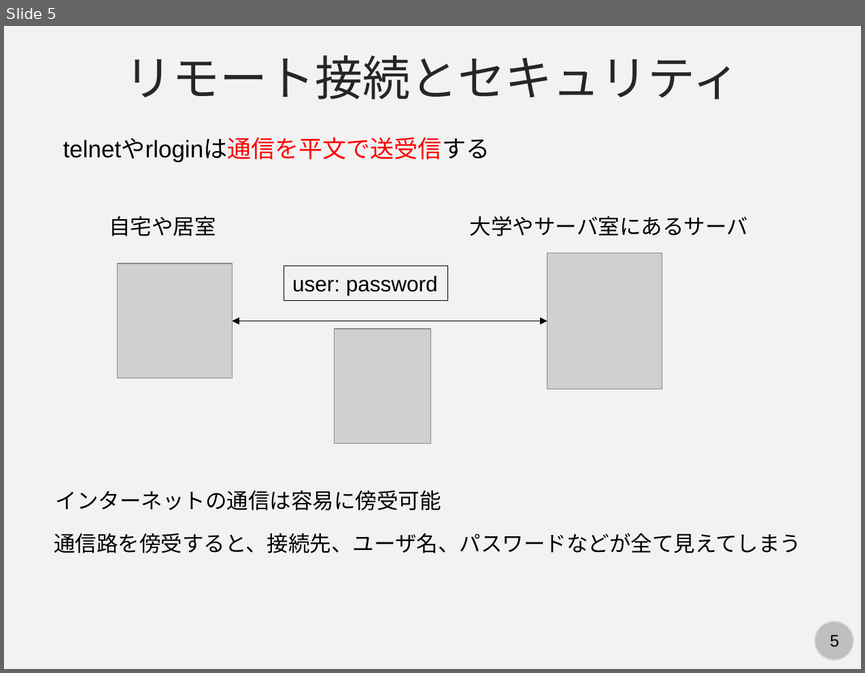
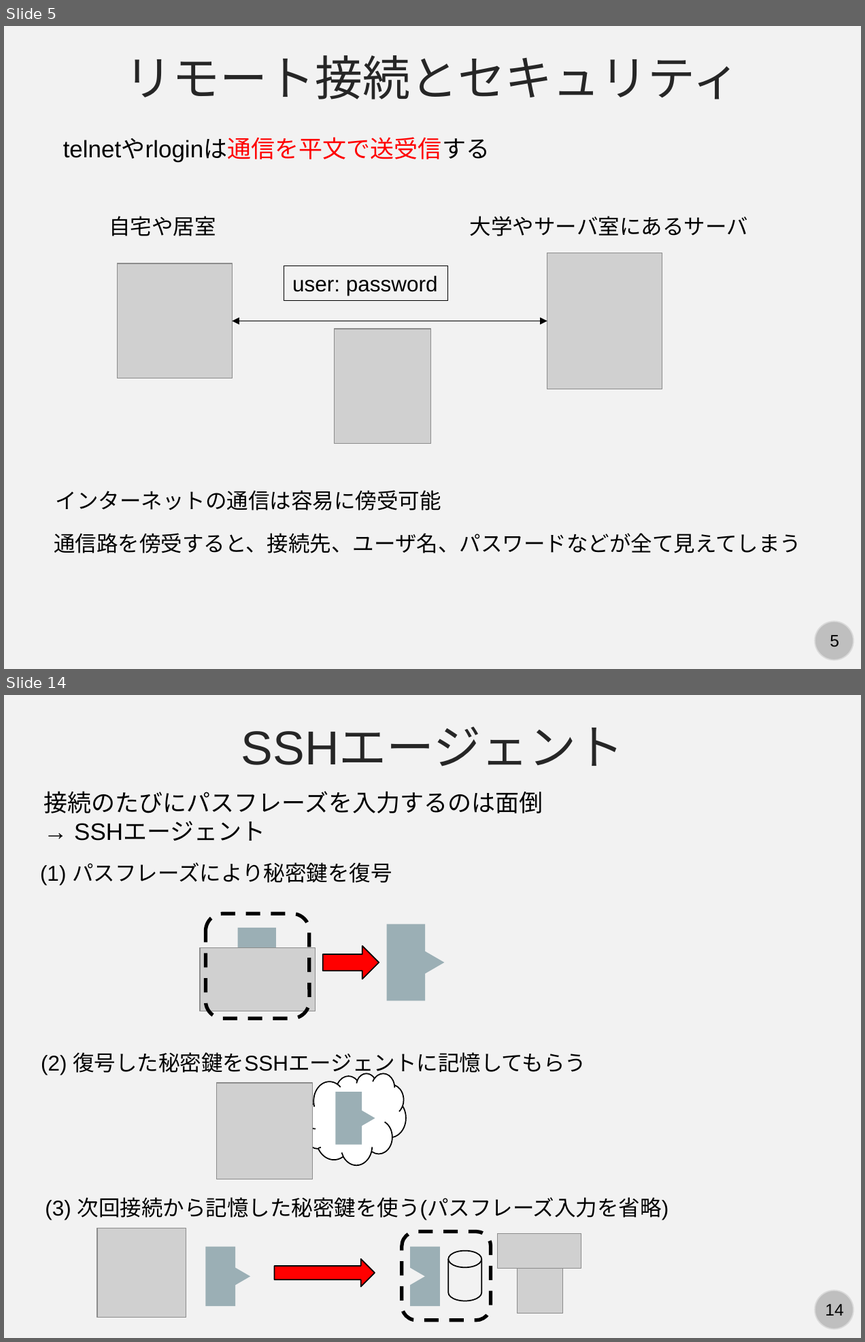
Before and after one commit to kaityo256/lab_startup, a slide deck: ssh/ssh.pptx. Shown one above the other, each under a label of ours: slide 5 before the commit, slides 5 and 14 after it; the slides between them are not shown. The pictures are 865x673 and 865x1342 pixels, drawn with LibreOffice and Linux fonts; fonts in the diff are those of the drawing; grey boxes stand for pictures. Boxes give left, top, right and bottom in pixels: in the first picture for what was removed or moved away, otherwise in the second. Text is boxed around its words. In the diff, an @@ line names an element or a change of style, - is before the commit and + after.

```diff
--- a/ssh/ssh.pptx
+++ b/ssh/ssh.pptx
@@ slide 14 added at <box>4,695,861,1338</box>, background #F2F2F2; not listed: 2 template elements that a slide beside it also shows @@
@@ text added at <box>241,726,623,766</box>, 40 pt, text #262626 @@
+SSHエージェント
@@ text added at <box>43,791,543,841</box>, 20 pt, text #000000 @@
+接続のたびにパスフレーズを入力するのは面倒
+→ SSHエージェント
@@ text added at <box>40,862,392,885</box>, 18 pt, text #000000 @@
+(1) パスフレーズにより秘密鍵を復号
@@ rounded rectangle added at <box>205,913,309,1018</box>, outline #000000 3 pt dashed @@
@@ rectangle added at <box>238,927,277,1004</box>, fill #9BAFB5 @@
@@ rectangle added at <box>387,923,426,1001</box>, fill #9BAFB5 @@
@@ picture added at <box>201,948,315,1011</box> @@
@@ triangle added at <box>257,944,295,987</box>, fill #9BAFB5 @@
@@ right arrow added at <box>323,946,379,979</box>, fill #FF0000, outline #000000 1 pt @@
@@ triangle added at <box>407,940,444,984</box>, fill #9BAFB5 @@
@@ text added at <box>41,1052,586,1076</box>, 18 pt, text #000000 @@
+(2) 復号した秘密鍵をSSHエージェントに記憶してもらう
@@ cloud added at <box>305,1073,406,1164</box>, fill #FFFFFF, outline #000000 1 pt @@
@@ picture added at <box>216,1083,313,1178</box> @@
@@ rectangle added at <box>336,1091,362,1144</box>, fill #9BAFB5 @@
@@ triangle added at <box>349,1102,375,1132</box>, fill #9BAFB5 @@
@@ text added at <box>45,1197,669,1220</box>, 18 pt, text #000000 @@
+(3) 次回接続から記憶した秘密鍵を使う(パスフレーズ入力を省略)
@@ picture added at <box>97,1228,186,1317</box> @@
@@ group added at <box>205,1232,581,1320</box>: 2 rectangles, 2 triangles, 2 pictures, 1 rounded rectangle, 1 cylinder, 1 right arrow @@
```
Also in this commit, not shown: 1 slide changed, 10 other slides added, 1 slide removed.
